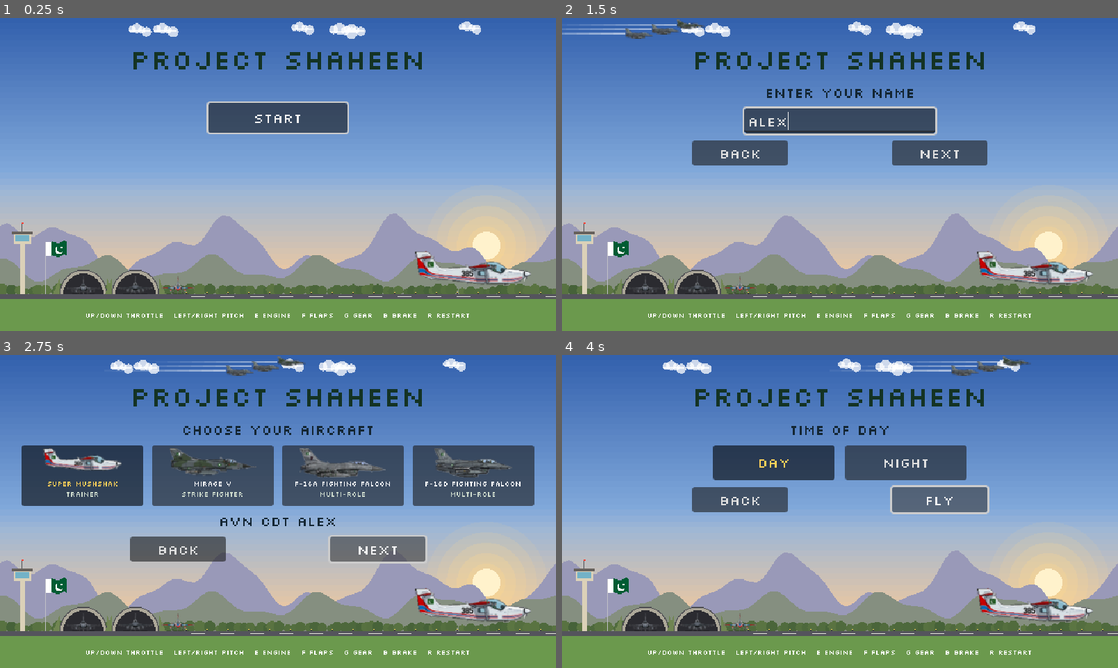
Above: before the commit, frames 1-4 (two rows, left to right).
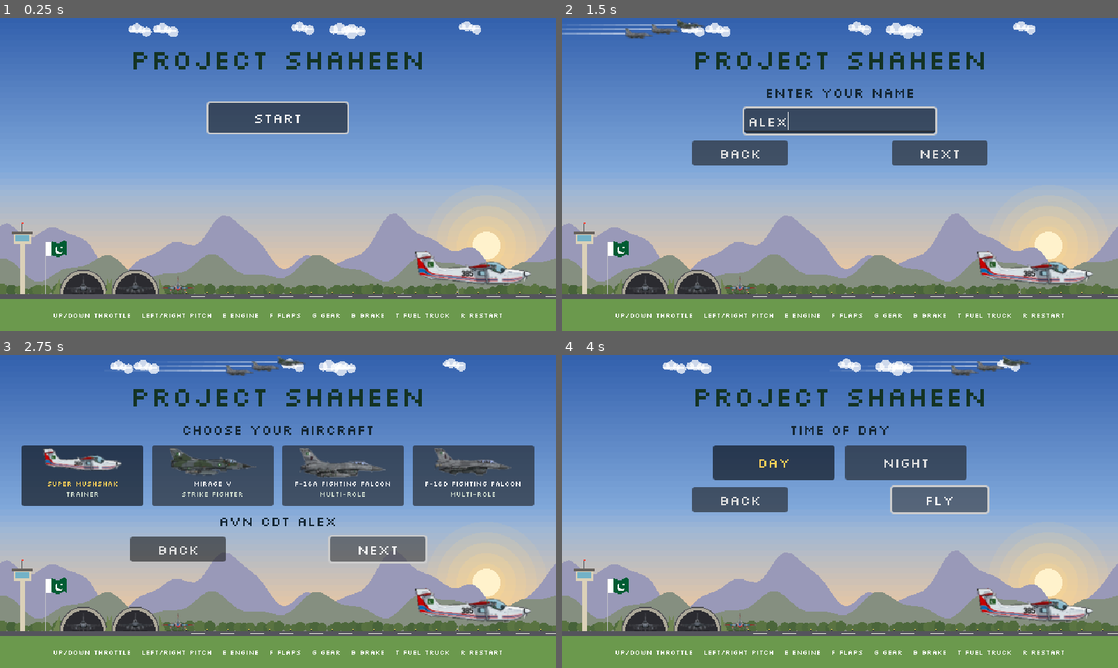
Above: after the commit, the same moments.

Repository: reachrazamair/Shaheen
Game: Godot game, scene res://scenes/ui/main_menu.tscn
Same seed, same stepped clock (60 frames per second), same inputs: the game is played once before the commit and once after it.
Inputs (mouse positions are in pixels of both pictures, inside the frame that each line leads up to):
- Up to frame 1 (0.25 s): no input
- Up to frame 2 (1.5 s): click "START" at 0.5 s; click (840, 121) at 1.27 s; type "Alex" at 1.35 s
- Up to frame 3 (2.75 s): click "NEXT" at 2 s
- Up to frame 4 (4 s): click "NEXT" at 2.75 s; click "NEXT" at 3.5 s

The runs differ from the first frame. In frame 1, 0.4% of the frame differs, in the area x 9-91%, y 94-96%; in frame 2, 0.5%; in frame 3, 0.7%, in the area x 9-93%, y 2-96%; in frame 4, 0.5%.

Commit message:
Refuelling stop with a fuel truck, and new F-16D art
- Landing at a base before the destination is now a stop: with the engine
  off, T calls a fuel truck that drives up, hoses in, fills the tank and
  drives off; then take off again. Only the destination landing is graded.
- F-16D uses the owner's new gear-down art: the gear is cut to its own
  layer that retracts into the body, tailplane moves as before. Flight
  numbers unchanged.

Co-Authored-By: Claude Opus 5.5 <noreply@anthropic.com>

Diff:
--- a/data/aircraft/f16.tres
+++ b/data/aircraft/f16.tres
@@ -1,8 +1,9 @@
-[gd_resource type="Resource" script_class="AircraftData" load_steps=4 format=3]
+[gd_resource type="Resource" script_class="AircraftData" load_steps=5 format=3]
 
 [ext_resource type="Script" path="res://scripts/data/aircraft_data.gd" id="1_data"]
 [ext_resource type="Texture2D" path="res://assets/sprites/f16_body.png" id="2_sprite"]
 [ext_resource type="Texture2D" path="res://assets/sprites/f16_elevator.png" id="3_elev"]
+[ext_resource type="Texture2D" path="res://assets/sprites/f16_gear.png" id="4_gear"]
 
 [resource]
 script = ExtResource("1_data")
@@ -64,11 +65,11 @@
 ceiling_fade_m = 2000.0
 pilot_rank = "SQN LDR"
 pilot_rank_call = "Sqn Ldr"
-light_nav_near = Vector2(262, 128)
-light_nav_far = Vector2(248, 122)
-light_tail = Vector2(6, 72)
+light_nav_near = Vector2(239, 116)
+light_nav_far = Vector2(229, 112)
+light_tail = Vector2(10, 72)
 light_beacon = Vector2(16, 4)
-light_landing = Vector2(298, 164)
+light_landing = Vector2(291, 153)
 cockpit_style = 1
 g_effects = true
 g_effect_min_speed_kt = 250.0
@@ -82,16 +83,18 @@
 height_m = 5.0
 sprite = ExtResource("2_sprite")
 sprite_scale = 0.25
-sprite_wheel_bottom_y = 182.0
-sprite_main_wheel_x = 202.0
-sprite_gear_x = PackedFloat32Array(202, 292)
-sprite_gear_top_y = PackedFloat32Array(160, 146)
-sprite_gear_wheel_size = PackedFloat32Array(20, 16)
-sprite_nozzle = Vector2(14, 112)
+sprite_gear = ExtResource("4_gear")
+sprite_gear_travel = 33.0
+sprite_wheel_bottom_y = 175.0
+sprite_main_wheel_x = 169.0
+sprite_gear_x = PackedFloat32Array()
+sprite_gear_top_y = PackedFloat32Array()
+sprite_gear_wheel_size = PackedFloat32Array()
+sprite_nozzle = Vector2(6, 101)
 afterburner_flame_length = 260.0
 afterburner_flame_width = 30.0
 sprite_elevator = ExtResource("3_elev")
-sprite_elevator_hinge = Vector2(60, 118)
+sprite_elevator_hinge = Vector2(58, 113)
 elevator_max_deg = 20.0
 elevator_speed = 6.0
 sprite_flap_length = 0.0
--- a/project.godot
+++ b/project.godot
@@ -75,6 +75,11 @@
 "events": [Object(InputEventKey,"resource_local_to_scene":false,"resource_name":"","device":-1,"window_id":0,"alt_press …(190 unchanged characters)…
 ]
 }
+refuel={
+"deadzone": 0.2,
+"events": [Object(InputEventKey,"resource_local_to_scene":false,"resource_name":"","device":-1,"window_id":0,"alt_pressed":false,"shift_pressed":false,"ctrl_pressed":false,"meta_pressed":false,"pressed":false,"keycode":0,"physical_keycode":84,"key_label":0,"unicode":0,"location":0,"echo":false,"script":null)
+]
+}
 pause={
 "deadzone": 0.2,
 "events": [Object(InputEventKey,"resource_local_to_scene":false,"resource_name":"","device":-1,"window_id":0,"alt_press …(195 unchanged characters)…
--- a/scenes/flight/flight.gd
+++ b/scenes/flight/flight.gd
@@ -11,15 +11,18 @@
 ##   PREFLIGHT - on the departure runway, not yet airborne
 ##   FLYING    - airborne (also after a bounce)
 ##   ROLLOUT   - touched down on a runway, braking to a stop
+##   STOPOVER  - stopped at a base BEFORE the destination: T calls the fuel
+##               truck (engine off), then take off again for the destination
 ##   DONE      - result screen showing (landed, wrong base or crashed)
 
 signal flight_finished(result: Dictionary)
 
-enum State { PREFLIGHT, FLYING, ROLLOUT, DONE }
+enum State { PREFLIGHT, FLYING, ROLLOUT, STOPOVER, DONE }
 const GRADES := ["PERFECT", "GOOD", "FIRM", "HARD"]
 const MENU_SCENE := "res://scenes/ui/main_menu.tscn"
 const CrashEffect := preload("res://scenes/world/crash_effect.gd")
 const BaseScene := preload("res://scenes/world/base.tscn")
+const FuelTruck := preload("res://scenes/world/fuel_truck.gd")
 
 @export var departure: BaseData
 ## The base the player must land at (overridden by GameState.destination_path).
@@ -57,6 +60,10 @@
 ## Every base in the world, by distance: [threshold x (m), BaseData, node].
 ## Index 0 is the departure.
 var _bases: Array = []
+var _truck: Node2D
+## Fuel added by trucks at stopovers (kg) and where.
+var _refuelled_kg := 0.0
+var _refuelled_at: Array[String] = []
 var _worst_touchdown_fpm := 0.0
 var _overran := false
 var _nose_wheel_first := false  ## a touchdown came down slightly nose-low: one grade lower
@@ -89,6 +96,8 @@
 func _unhandled_input(event: InputEvent) -> void:
 	if event.is_action_pressed("restart"):
 		_retry()
+	elif event.is_action_pressed("refuel"):
+		_request_refuel()
 
 
 func _retry() -> void:
@@ -163,7 +172,13 @@
 func _on_lifted_off() -> void:
 	if state == State.DONE:
 		return
-	if state == State.ROLLOUT:
+	if state == State.STOPOVER:
+		# Off again from the stopover: only the landing at the destination is graded.
+		_worst_touchdown_fpm = 0.0
+		_nose_wheel_first = false
+		_overran = false
+		hud.messages.say("Off again! Next stop %s. Clean it up and CLIMB!" % destination.short_name.capitalize(), true)
+	elif state == State.ROLLOUT:
 		hud.messages.say("You BOUNCED it, d*mn it! Hold the nose, settle it down! Gently!", true)
 	_airborne_once = true
 	state = State.FLYING
@@ -213,7 +228,70 @@
 	if not on_runway and state == State.ROLLOUT:
 		_overran = true
 	if state == State.ROLLOUT and aircraft.speed_kt < 1.0:
-		_finish_landing()
+		if _is_stopover(_landed_on):
+			_begin_stopover()
+		else:
+			_finish_landing()
+
+
+# --- Refuelling stop ---
+
+## A base between the departure and the destination: landing there is a
+## stop (refuel with T, then take off again), not the end of the flight.
+func _is_stopover(i: int) -> bool:
+	return i > 0 and _bases[i][1] != destination and _bases[i][0] < route_distance_m
+
+
+func _begin_stopover() -> void:
+	state = State.STOPOVER
+	hud.messages.say("Down at %s. Engine OFF with E, then T for the fuel truck. Then on to %s!" % [
+			_bases[_landed_on][1].short_name.capitalize(), destination.short_name.capitalize()], true)
+
+
+func _request_refuel() -> void:
+	if state == State.DONE or _truck != null:
+		return
+	var a := aircraft
+	if state != State.STOPOVER:
+		if a.on_ground and _airborne_once and runway_at(a.pos_m.x) >= 0:
+			hud.messages.say("Fuel truck? Stop the aircraft FIRST!", true)
+		return
+	if a.speed_kt > 1.0:
+		hud.messages.say("Fuel truck? Stop the aircraft FIRST!", true)
+	elif a.engine_on or a.engine_rpm > 0.01:
+		hud.messages.say("Engine OFF first, E! You want to blow the truck up?!", true)
+	elif a.fuel_kg >= a.data.fuel_capacity_kg - 0.5:
+		hud.messages.say("Tanks are already FULL. Start up and GO!", true)
+	else:
+		_truck = FuelTruck.new()
+		_truck.aircraft = a
+		_truck.camera = camera
+		add_child(_truck)
+		move_child(_truck, aircraft.get_index())     # drawn behind the aircraft
+		a.controls_enabled = false
+		hud.messages.say("Fuel truck's coming. Sit still and don't touch ANYTHING!")
+		_truck.fuelled.connect(_on_fuelled)
+		_truck.hose_stowed.connect(_on_hose_stowed)
+		_truck.finished.connect(_on_truck_gone)
+
+
+func _on_fuelled() -> void:
+	_refuelled_kg += _truck.added_kg
+	var here: String = _bases[_landed_on][1].short_name.capitalize()
+	if not _refuelled_at.has(here):
+		_refuelled_at.append(here)
+	hud.on_refuelled()
+	hud.messages.say("Tanks FULL. Hose coming off. Hands OFF until it's clear!", true)
+
+
+func _on_hose_stowed() -> void:
+	if state == State.STOPOVER:
+		aircraft.controls_enabled = true
+		hud.messages.say("Hose is clear. E, start up, and get to %s. GO!" % destination.short_name.capitalize(), true)
+
+
+func _on_truck_gone() -> void:
+	_truck = null
 
 
 func _grade_for(fpm: float) -> int:
@@ -250,6 +328,8 @@
 		result["grade"] = GRADES[g]
 		result["title"] = GRADES[g] + " LANDING"
 		reasons.push_front("Landed at %s." % destination.display_name)
+		for b in _refuelled_at:
+			reasons.append("Refuelled at %s." % b)
 		result["reasons"] = reasons
 		var praise := ["Perfect. Well done, %s. Don't let it go to your head.", "Good landing, %s. Not bad. Not bad at all.",
 				"Firm, %s. FLARE more next time! Again!", "HARD landing, %s! You want to break my aircraft?!"]
@@ -285,7 +365,7 @@
 func _base_result() -> Dictionary:
 	return {
 		"time_s": flight_time_s,
-		"fuel_used_kg": aircraft.data.fuel_capacity_kg - aircraft.fuel_kg,
+		"fuel_used_kg": aircraft.data.fuel_capacity_kg - aircraft.fuel_kg + _refuelled_kg,
 		"fuel_capacity_kg": aircraft.data.fuel_capacity_kg,
 	}
 
--- a/scenes/ui/hud.gd
+++ b/scenes/ui/hud.gd
@@ -205,6 +205,12 @@
 				messages.say("Flaps %s?! UP for the cruise, F! Pay ATTENTION!" % setting, true)
 
 
+## After a refuelling stop: the fuel warnings may sound again.
+func on_refuelled() -> void:
+	_said.erase("low_fuel")
+	_said.erase("no_fuel")
+
+
 func _on_lifted_off() -> void:
 	if has_flown:
 		return
--- a/scenes/ui/main_menu.gd
+++ b/scenes/ui/main_menu.gd
@@ -93,7 +93,7 @@
 	_nav.add_child(_next)
 	box.add_child(_nav)
 
-	var keys := _label("UP/DOWN THROTTLE   LEFT/RIGHT PITCH   E ENGINE   F FLAPS   G GEAR   B BRAKE   R RESTART", 8, Color.WHITE)
+	var keys := _label("UP/DOWN THROTTLE   LEFT/RIGHT PITCH   E ENGINE   F FLAPS   G GEAR   B BRAKE   T FUEL TRUCK   R RESTART", 8, Color.WHITE)
 	add_child(keys)
 	keys.set_anchors_and_offsets_preset(Control.PRESET_BOTTOM_WIDE)
 	keys.offset_top = -24
--- /dev/null
+++ b/scenes/world/fuel_truck.gd
@@ -0,0 +1,174 @@
+extends Node2D
+## Fuel bowser for a refuelling stop at a base along the route (flight.gd
+## spawns it when the player presses T, stopped with the engine off).
+## Drives in from the right, parks just ahead of the aircraft's nose, runs its
+## hose to the aircraft, fills the tank, reels the hose back in and drives off
+## to the left behind the aircraft. Drawn behind the aircraft (on its far side).
+## Placeholder pixel art drawn in code, facing left (cab on the left).
+## Node origin = centre of the truck on the ground; y = 0 is the ground line.
+
+signal fuelled           ## tank full, hose coming back in
+signal hose_stowed       ## hose reeled in, truck driving off: the aircraft may start up
+signal finished          ## drove off screen (node frees itself)
+
+enum Phase { ARRIVE, CONNECT, FUEL, DISCONNECT, LEAVE }
+
+## Set by flight.gd before adding the node.
+var aircraft: Aircraft
+var camera: Camera2D
+
+@export var truck_scale := 1.4
+@export var drive_speed_px_s := 90.0
+@export var accel_px_s2 := 70.0
+## Gap between the aircraft's nose and the truck's cab (px).
+@export var park_gap_px := 14.0
+@export var hose_time_s := 1.0
+## Seconds to fill the tank, however empty it is.
+@export var fuel_time_s := 4.0
+@export var cab_color := Color(0.42, 0.45, 0.3)
+@export var tank_color := Color(0.82, 0.83, 0.8)
+@export var band_color := Color(0.75, 0.15, 0.12)
+
+var phase := Phase.ARRIVE
+## Fuel added (kg), for the result screen.
+var added_kg := 0.0
+
+var _speed := 0.0
+var _park_x := 0.0
+var _hose := 0.0          ## 0 = reeled in, 1 = connected
+var _fuel_rate := 0.0
+var _time := 0.0
+var _wheel_angle := 0.0
+
+
+func _ready() -> void:
+	var nose_px := aircraft.position.x + (aircraft.data.sprite.get_size().x - aircraft.data.sprite_main_wheel_x) * aircraft.data.sprite_scale
+	_park_x = nose_px + park_gap_px + 20.0 * truck_scale
+	# Start just off the right edge of the screen (or at the parking spot if that is further).
+	var right := camera.get_screen_center_position().x + get_viewport_rect().size.x * 0.5 + 40.0 * truck_scale
+	position = Vector2(maxf(right, _park_x + 40.0), 0.0)
+
+
+func _process(delta: float) -> void:
+	_time += delta
+	match phase:
+		Phase.ARRIVE:
+			var left := position.x - _park_x
+			# Slow down for the parking spot.
+			var target := minf(drive_speed_px_s, sqrt(2.0 * accel_px_s2 * maxf(left, 0.0)))
+			_speed = move_toward(_speed, target, accel_px_s2 * 2.0 * delta)
+			_drive(-maxf(_speed, 4.0) * delta)
+			if position.x <= _park_x:
+				position.x = _park_x
+				_speed = 0.0
+				phase = Phase.CONNECT
+		Phase.CONNECT:
+			_hose = minf(1.0, _hose + delta / hose_time_s)
+			if _hose >= 1.0:
+				_fuel_rate = maxf(aircraft.data.fuel_capacity_kg - aircraft.fuel_kg, 0.0) / fuel_time_s
+				phase = Phase.FUEL
+		Phase.FUEL:
+			var add := minf(_fuel_rate * delta, aircraft.data.fuel_capacity_kg - aircraft.fuel_kg)
+			aircraft.fuel_kg += add
+			added_kg += add
+			if aircraft.fuel_kg >= aircraft.data.fuel_capacity_kg - 0.01:
+				aircraft.fuel_kg = aircraft.data.fuel_capacity_kg
+				phase = Phase.DISCONNECT
+				fuelled.emit()
+		Phase.DISCONNECT:
+			_hose = maxf(0.0, _hose - delta / hose_time_s)
+			if _hose <= 0.0:
+				phase = Phase.LEAVE
+				hose_stowed.emit()
+		Phase.LEAVE:
+			_speed = move_toward(_speed, drive_speed_px_s, accel_px_s2 * delta)
+			_drive(-_speed * delta)
+			var left_edge := camera.get_screen_center_position().x - get_viewport_rect().size.x * 0.5
+			if position.x < left_edge - 40.0 * truck_scale:
+				finished.emit()
+				queue_free()
+	queue_redraw()
+
+
+func _drive(dx: float) -> void:
+	position.x += dx
+	_wheel_angle += dx / (3.5 * truck_scale)
+
+
+func _night() -> bool:
+	return GameState.night
+
+
+func _lamp(c: Color) -> Color:
+	return GameState.glow(c)
+
+
+func _draw() -> void:
+	_draw_hose()
+	draw_set_transform(Vector2.ZERO, 0.0, Vector2(truck_scale, truck_scale))
+	var dark := Color(0.16, 0.16, 0.17)
+	# Chassis.
+	draw_rect(Rect2(-20, -6, 40, 3), dark)
+	# Tank: a long capsule with a red band, a placard and a ladder.
+	var tank := PackedVector2Array()
+	for k in 9:
+		var a := PI * 0.5 + PI * k / 8.0
+		tank.append(Vector2(-6 + cos(a) * 4.5, -10.5 + sin(a) * 4.5))
+	for k in 9:
+		var a := -PI * 0.5 + PI * k / 8.0
+		tank.append(Vector2(15.5 + cos(a) * 4.5, -10.5 + sin(a) * 4.5))
+	draw_colored_polygon(tank, tank_color)
+	draw_rect(Rect2(-8, -12, 26, 2), band_color)
+	draw_rect(Rect2(-6, -15, 22, 1), tank_color.lightened(0.25))
+	draw_rect(Rect2(-6, -6.5, 22, 0.5), tank_color.darkened(0.3))
+	draw_rect(Rect2(17.5, -14, 1, 8), dark)                    # rear ladder
+	# Flammable placard (orange diamond) on the tank side.
+	draw_colored_polygon(PackedVector2Array([Vector2(6, -11), Vector2(8, -9), Vector2(6, -7), Vector2(4, -9)]), Color(0.95, 0.5, 0.1))
+	# Hose cabinet with the reel.
+	draw_rect(Rect2(-9, -9, 4, 4), dark.lightened(0.15))
+	draw_circle(Vector2(-7, -7), 1.2, dark)
+	# Cab.
+	draw_colored_polygon(PackedVector2Array([Vector2(-21, -4), Vector2(-21, -11), Vector2(-19, -15),
+			Vector2(-11, -15), Vector2(-11, -4)]), cab_color)
+	var glass := _lamp(Color(0.9, 0.85, 0.6)) if _night() else Color(0.5, 0.7, 0.8)
+	draw_colored_polygon(PackedVector2Array([Vector2(-20.5, -11), Vector2(-18.7, -14), Vector2(-16, -14),
+			Vector2(-16, -11)]), glass)                                # windscreen
+	draw_rect(Rect2(-15, -14, 3, 3), glass)                           # side window
+	draw_rect(Rect2(-11.5, -15, 0.5, 11), dark)                       # cab / body gap
+	draw_rect(Rect2(-21, -5, 3, 1), dark)                             # bumper
+	# Lights: headlight, tail light, amber beacon flashing on the cab roof.
+	draw_rect(Rect2(-21, -7, 1, 1.5), _lamp(Color(1.0, 0.95, 0.7)) if _night() else Color(0.9, 0.9, 0.8))
+	draw_rect(Rect2(19.5, -7, 1, 1.5), _lamp(Color(1.0, 0.15, 0.1)) if _night() else Color(0.7, 0.1, 0.1))
+	var beacon_on := fmod(_time, 0.6) < 0.3
+	draw_rect(Rect2(-16, -16.5, 2, 1.5), _lamp(Color(1.0, 0.65, 0.1)) if beacon_on else Color(0.55, 0.35, 0.1))
+	if beacon_on and _night():
+		draw_circle(Vector2(-15, -16), 3.0, _lamp(Color(1.0, 0.6, 0.1, 0.25)))
+	# Wheels (front, two rear) with a turning hub mark.
+	for wx in [-15.0, 8.0, 14.0]:
+		draw_circle(Vector2(wx, -3), 3.0, Color(0.08, 0.08, 0.09))
+		draw_circle(Vector2(wx, -3), 1.3, Color(0.55, 0.56, 0.58))
+		var spoke := Vector2(cos(_wheel_angle), sin(_wheel_angle)) * 1.2
+		draw_line(Vector2(wx, -3) - spoke, Vector2(wx, -3) + spoke, Color(0.25, 0.25, 0.27), 0.5)
+	draw_set_transform(Vector2.ZERO)
+	if _night():
+		# Headlight beam on the ground ahead.
+		draw_colored_polygon(PackedVector2Array([Vector2(-21 * truck_scale, -8), Vector2(-60 * truck_scale, -1),
+				Vector2(-60 * truck_scale, 0), Vector2(-21 * truck_scale, -6)]), _lamp(Color(1.0, 0.95, 0.7, 0.18)))
+
+
+## Hose from the cabinet to the aircraft's refuelling point near the main
+## wheels, sagging to the ground; it unrolls and reels back in (_hose 0..1).
+func _draw_hose() -> void:
+	if _hose <= 0.0 or aircraft == null:
+		return
+	var start := Vector2(-7, -7) * truck_scale
+	var target := aircraft.position + Vector2(4, -5) - position
+	var mid := Vector2((start.x + target.x) * 0.5, -0.5)
+	var pts := PackedVector2Array()
+	var n := 24
+	for k in n + 1:
+		var t := float(k) / n * _hose
+		pts.append(start.lerp(mid, t).lerp(mid.lerp(target, t), t))
+	draw_polyline(pts, Color(0.1, 0.1, 0.1), 1.5)
+	if _hose >= 1.0:
+		draw_circle(target, 1.5, Color(0.6, 0.6, 0.62))              # nozzle coupling
Binary file changed: assets/sprites/f16_body.png
Binary file changed: assets/sprites/f16_elevator.png
Binary file added: assets/sprites/f16_gear.png
Not shown, added: assets/sprites/f16_gear.png.import
Binary file changed: docs/reference/f16_sprite_source.png
Binary file added: docs/reference/f16d_old_sprite_source.png
Not shown, added: scenes/world/fuel_truck.gd.uid
Not shown, changed: CLAUDE.md
Not shown, changed: docs/ROADMAP.md
